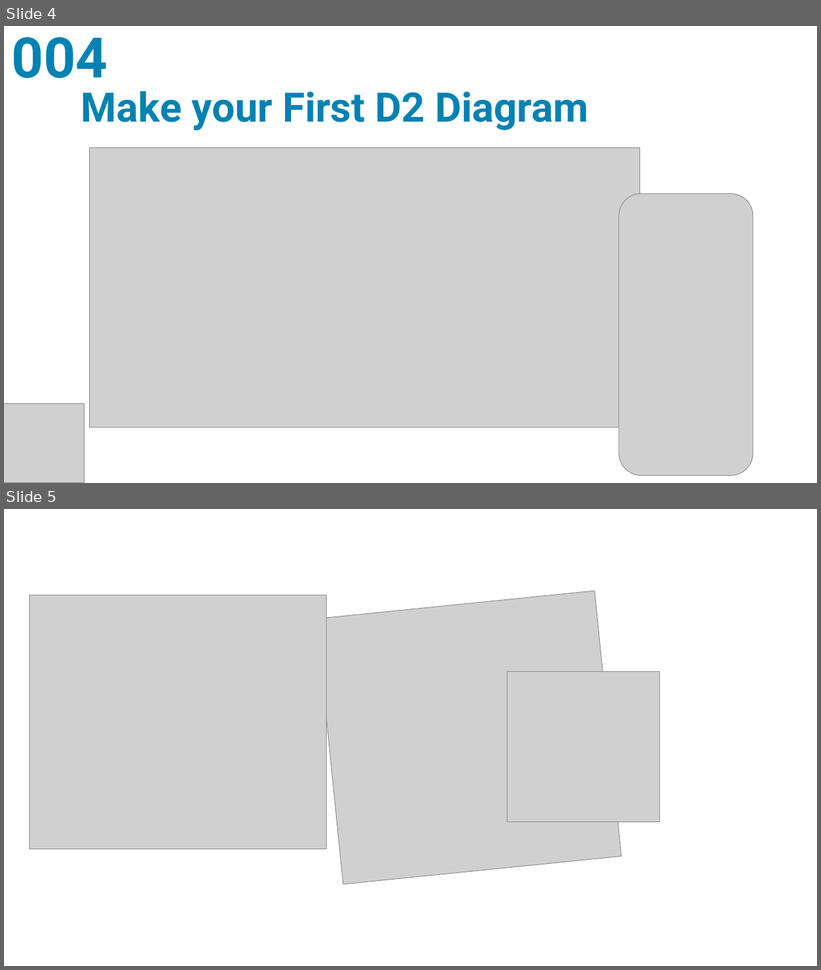
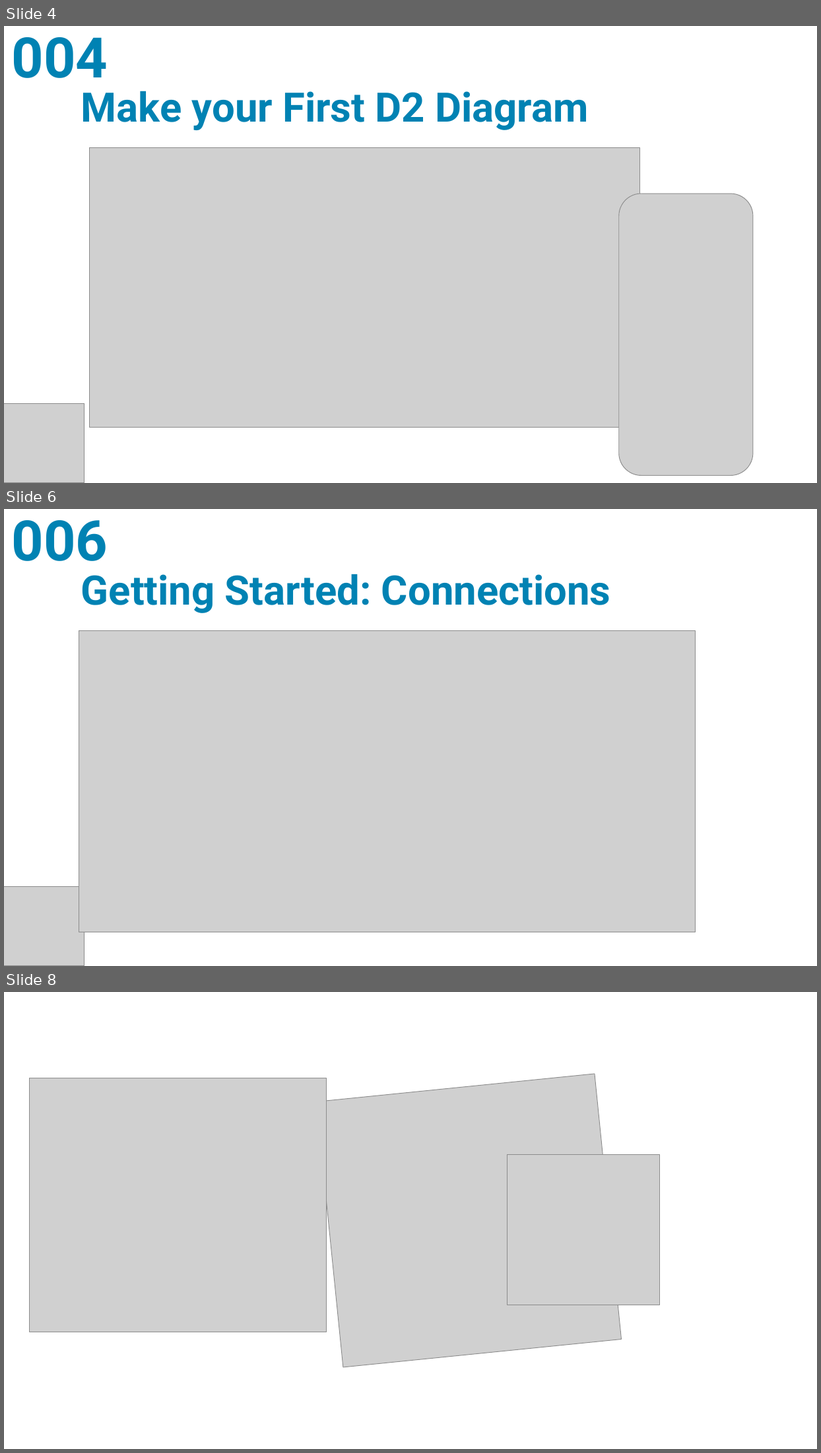
Before and after one commit to yasenstar/learn_d2, a slide deck: d2_tutorial.pptx. Shown one above the other, each under a label of ours: slides 4 and 5 before the commit, slides 4, 6 and 8 after it; the slides between them are not shown. The pictures are 821x970 and 821x1453 pixels, drawn with LibreOffice and Linux fonts; fonts in the diff are those of the drawing; grey boxes stand for pictures; background and template pictures are left out. Boxes give left, top, right and bottom in pixels: in the first picture for what was removed or moved away, otherwise in the second. Text is boxed around its words. In the diff, an @@ line names an element or a change of style, - is before the commit and + after.

```diff
--- a/d2_tutorial.pptx
+++ b/d2_tutorial.pptx
@@ slide 6 added at <box>4,509,817,966</box>, background picture (left out) @@
@@ text added at <box>12,520,108,561</box>, 66 pt, text #0083B3, bold @@
+006
@@ title added at <box>81,574,611,613</box>, 48 pt, text #0083B3, bold @@
+Getting Started: Connections
@@ picture added at <box>79,631,695,932</box> @@
@@ picture added at <box>4,887,85,966</box> @@
@@ what was slide 5 is now slide 8 @@
```
Also in this commit, not shown: 2 other slides added, 3 other files.
